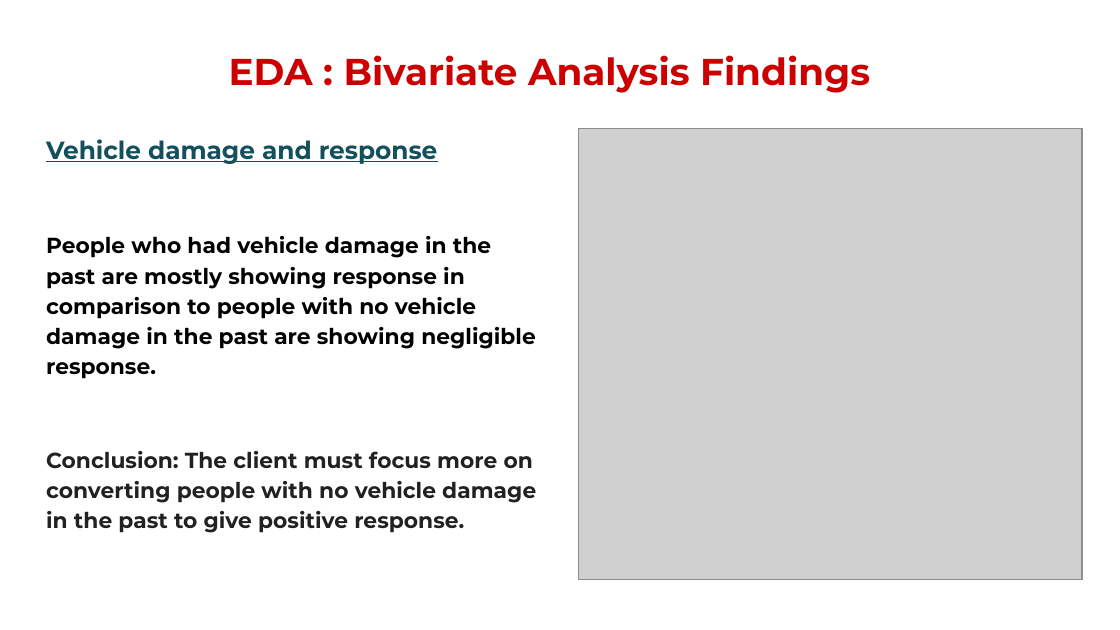
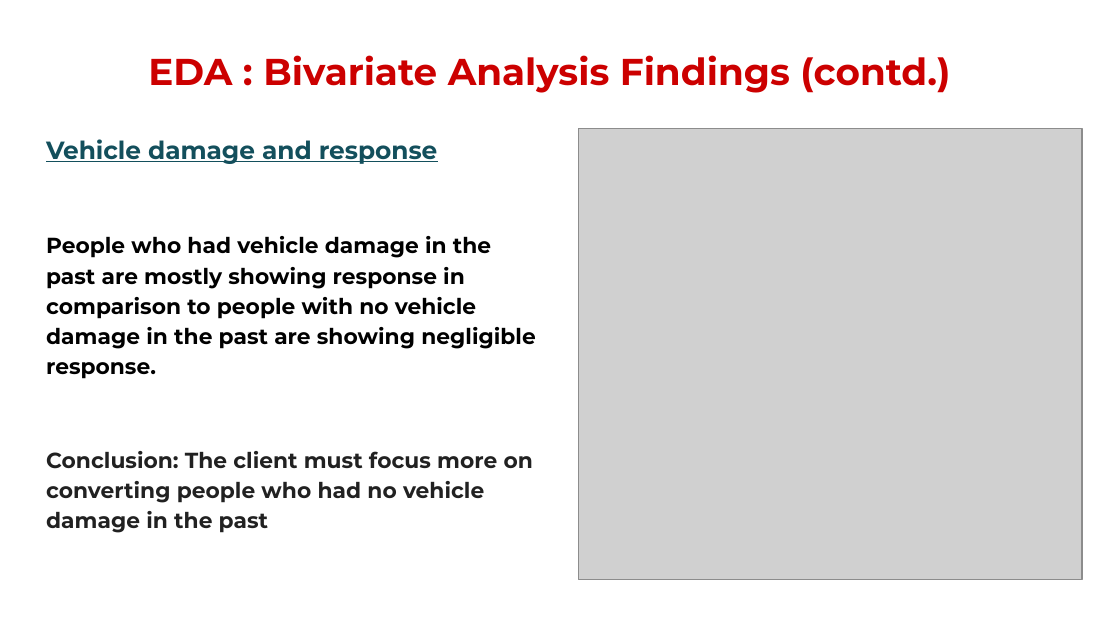
Before and after one commit to chandrakar-shubham/health-insurance-cross-sell-prediction, a slide deck: slide 10 of Project_presentation.pptx. Drawn at 1120x630 pixels with LibreOffice and Linux fonts; fonts in the diff are those of the drawing; grey boxes stand for pictures; background and template pictures are left out. Boxes give left, top, right and bottom in pixels: in the first picture for what was removed or moved away, otherwise in the second. Text is boxed around its words. In the diff, an @@ line names an element or a change of style, - is before the commit and + after.

```diff
--- a/Project_presentation.pptx
+++ b/Project_presentation.pptx
@@ text at bbox=[148, 55, 950, 93]: text changed @@
-EDA : Bivariate Analysis Findings
+EDA : Bivariate Analysis Findings (contd.)
@@ text at bbox=[46, 451, 533, 533]: text changed @@
-Conclusion: The client must focus more on converting people with no vehicle damage in the past to give positive response.
+Conclusion: The client must focus more on converting people who had no vehicle damage in the past
```
Also in this commit, not shown: 10 other slides changed, 3 slides added.
